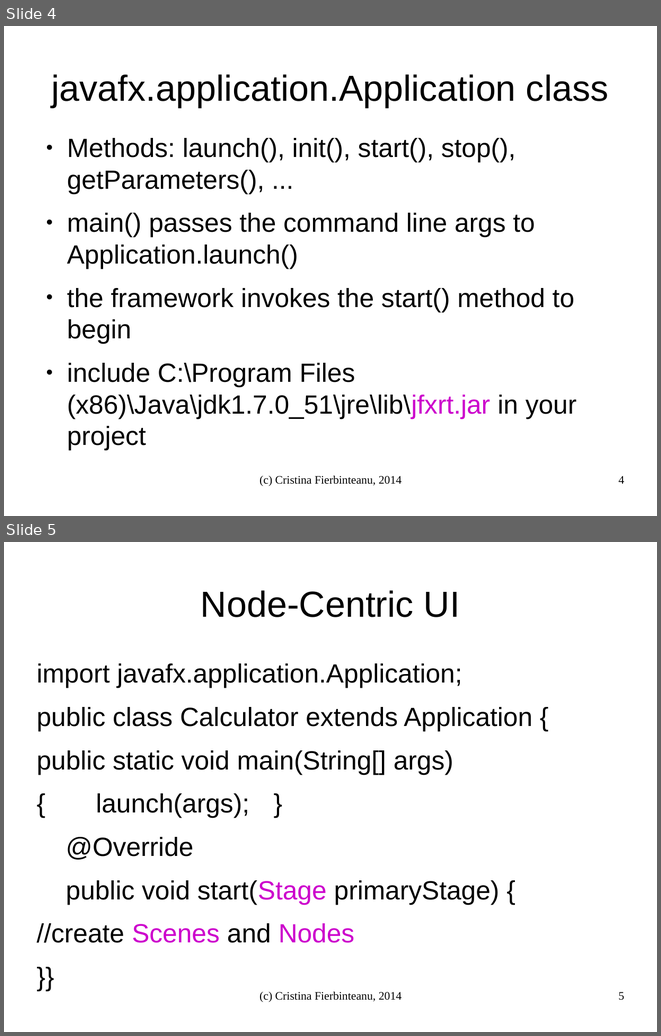
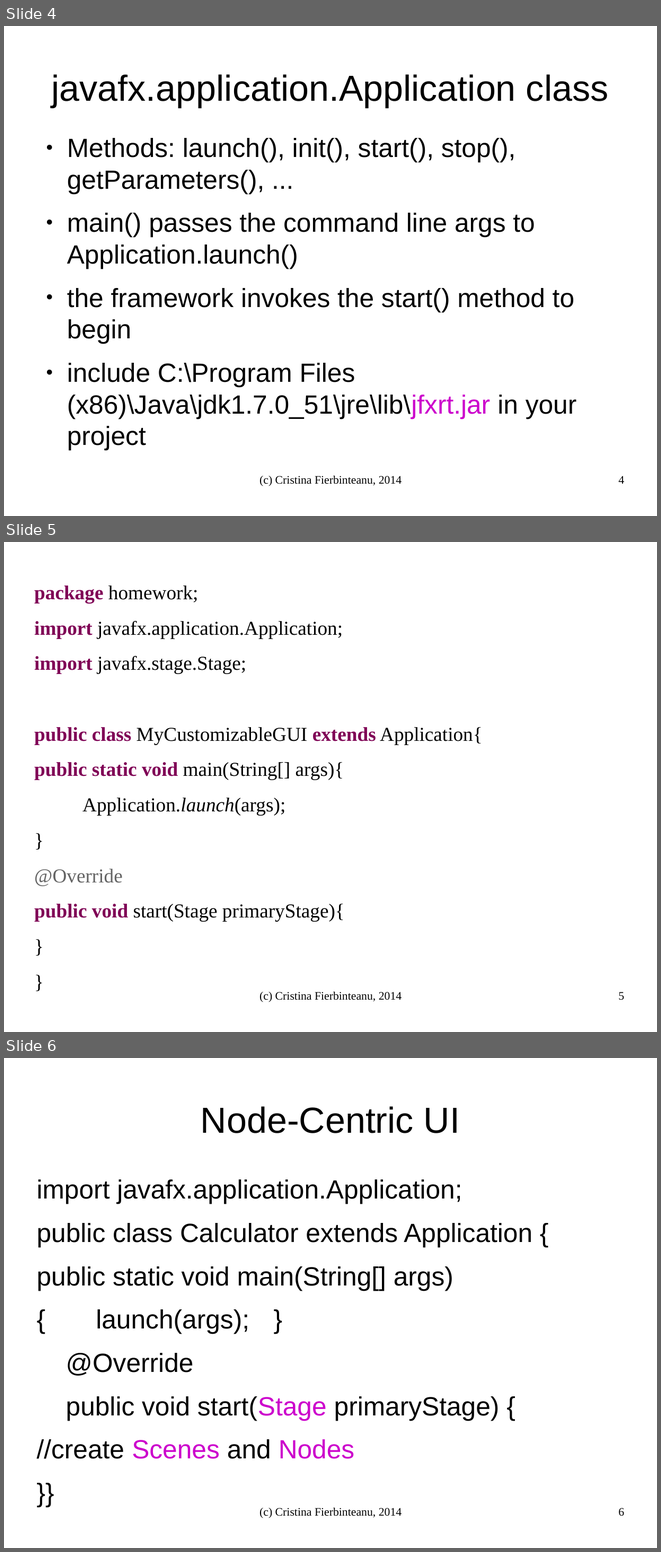
Before and after one commit to cfierbin/JavaTraining, a slide deck: JavaFXCalculator.odp. Shown one above the other, each under a label of ours: slides 4 and 5 before the commit, slides 4, 5 and 6 after it. The pictures are 661x1036 and 661x1552 pixels, drawn with LibreOffice and Linux fonts; fonts in the diff are those of the drawing. Boxes give left, top, right and bottom in pixels: in the first picture for what was removed or moved away, otherwise in the second. Text is boxed around its words. In the diff, an @@ line names an element or a change of style, - is before the commit and + after.

Commit message:
MyCustomizableGUI first commit

```diff
--- a/JavaFXCalculator.odp
+++ b/JavaFXCalculator.odp
@@ slide 5 added at (4,542,657,1032), background #FFFFFF @@
@@ text added at (34,585,483,921), 24 pt, text #000000 @@
+package homework;
+import javafx.application.Application;
+import javafx.stage.Stage;
+public class MyCustomizableGUI extends Application{
+public static void main(String[] args){
+Application.launch(args);
+}
+@Override
+public void start(Stage primaryStage){
+}
+}
@@ text added at (259,991,402,1002), 14 pt, text #000000 @@
+(c) Cristina Fierbinteanu, 2014
@@ page number added at (618,991,624,1000), 14 pt, text #000000 @@
+5
@@ what was slide 5 is now slide 6 @@
@@ page number at (618,1507,624,1516): text changed @@
-5
+6
```
Also in this commit, not shown: 21 other files.
